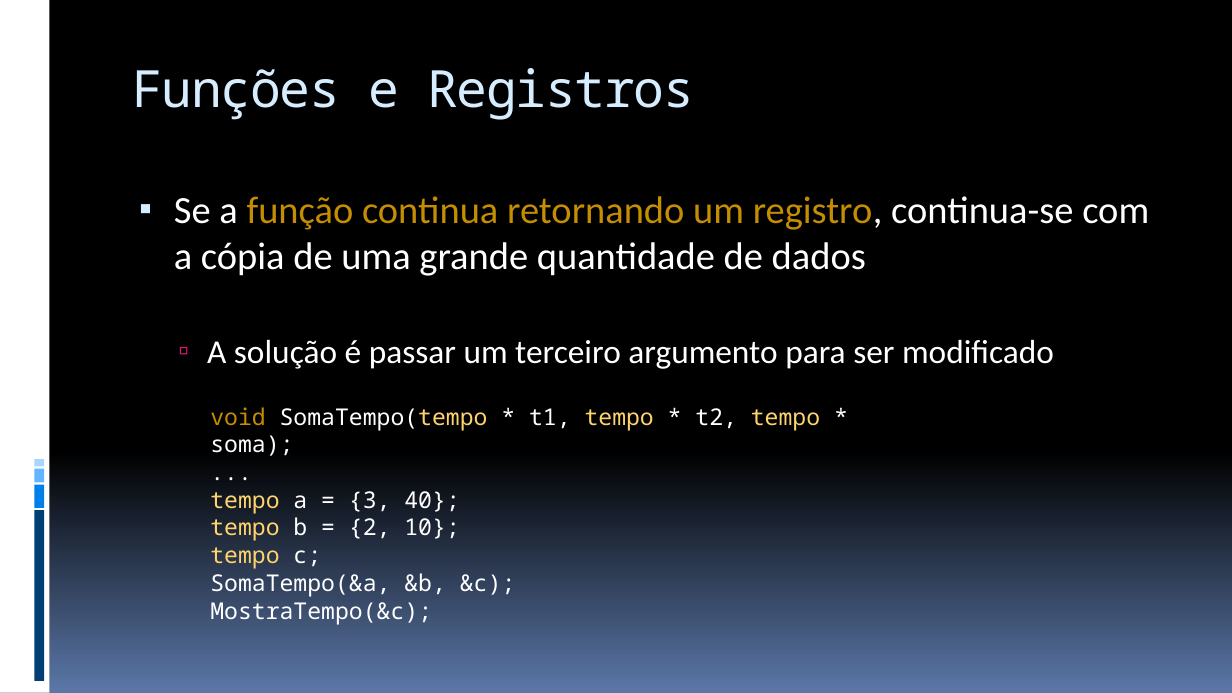
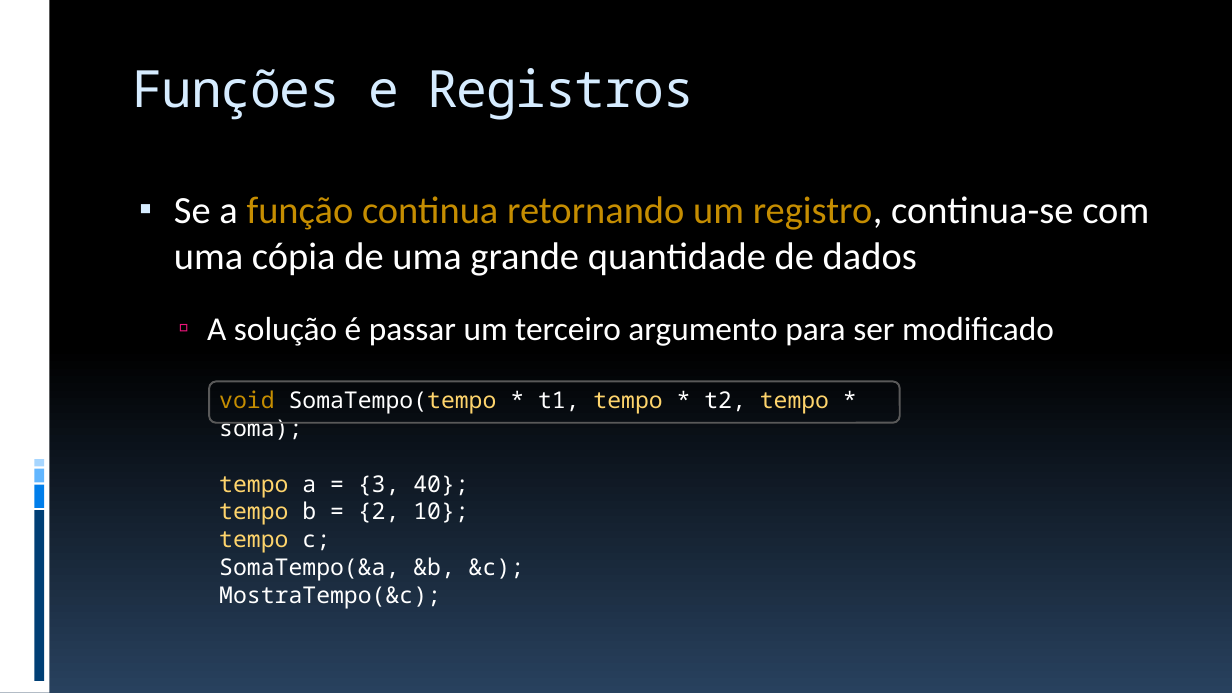
Before and after one commit to JudsonSS/ProgComp, a slide deck: slide 26 of Slides/26. Funções com Strings e Registros.pptx. Drawn at 1232x693 pixels with LibreOffice and Linux fonts; fonts in the diff are those of the drawing. Boxes give left, top, right and bottom in pixels: in the first picture for what was removed or moved away, otherwise in the second. Text is boxed around its words. In the diff, an @@ line names an element or a change of style, - is before the commit and + after.

```diff
--- a/Slides/26. Funções com Strings e Registros.pptx
+++ b/Slides/26. Funções com Strings e Registros.pptx
@@ background gradient #000000 to #5B77A8 to gradient #000000 to #28415E @@
@@ text at box(174, 196, 1149, 276): text changed @@
-▪ Se a função continua retornando um registro, continua-se com a cópia de uma grande quantidade de dados
+▪ Se a função continua retornando um registro, continua-se com uma cópia de uma grande quantidade de dados
@@ rounded rectangle added at box(209, 382, 899, 423), outline #595959 1.5 pt @@
@@ text at box(219, 390, 829, 581): paragraph removed @@
-...
@@ text "void SomaTempo(tempo * t1, tempo ...": place and size @@
-text "void SomaTempo(tempo * t1, tempo ..." at box(210, 407, 820, 597)
+text "void SomaTempo(tempo * t1, tempo ..." at box(219, 390, 829, 581)
```
Also in this commit, not shown: 31 other slides changed, 9 other files.
